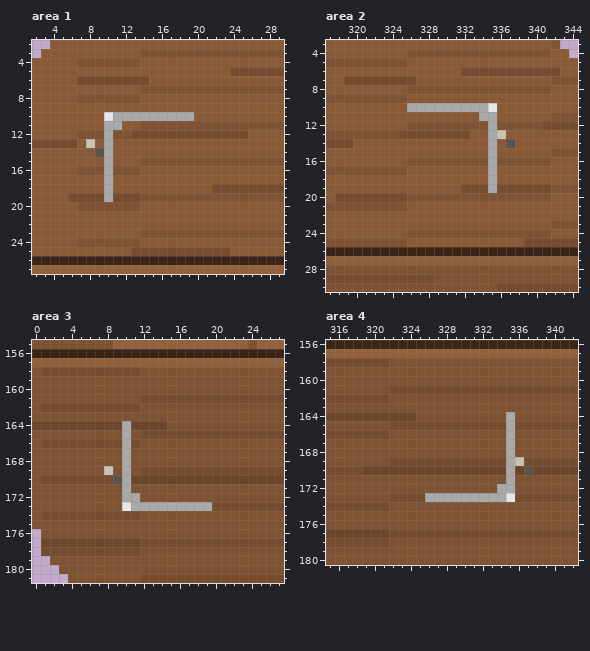
Pixel-art file: assets/source/aseprite/tables/workbench.aseprite. This is how it looked before the edit.
346x184 pixels, 1 frame. Colours within 5 levels of each other are drawn and written as one. Shown: area 1: x 2..29, y 2..27; area 2: x 317..344, y 3..30; area 3: x 0..27, y 155..181; area 4: x 315..342, y 156..180.
New version:
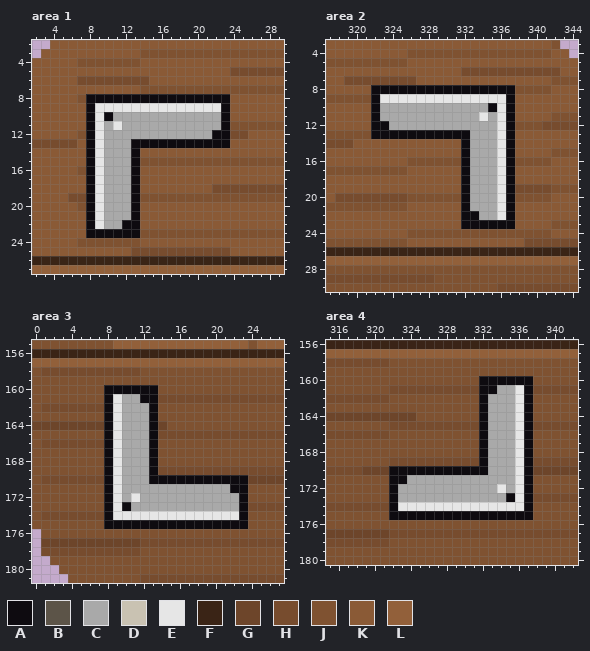
Palette (. is transparent): A #0e0b10  B #5c5448  C #a9a9a9  D #c9c2b2  E #e6e6e6  F #3a2416  G #6d452a  H #774c2e  J #7f5231  K #8a5a36  L #92603a
Diff:
Changed rows in their new state; - is an unchanged pixel.
Area 1:
first column x 8:
 8 AAAAAAAAAAAAAAAA
 9 AEEEEEEEEEEEEEEA
10 AEA---------CCCA
11 AE-ECCCCCCCCCCCA
12 AE-CCCCCCCCCCCAA
13 AE-CCAAAAAAAAAAA
14 AE-CCA----------
15 AE-CCA----------
16 AE-CCA----------
17 AE-CCA----------
18 AE-CCA----------
19 AE-CCA----------
20 AECCCA----------
21 AECCCA----------
22 AECCAA----------
23 AAAAAA----------
Area 2:
first column x 322:
 8 AAAAAAAAAAAAAAAA
 9 AEEEEEEEEEEEEEEA
10 ACCC---------AEA
11 ACCCCCCCCCCCE-EA
12 AACCCCCCCCCCC-EA
13 AAAAAAAAAAACC-EA
14 ----------ACC-EA
15 ----------ACC-EA
16 ----------ACC-EA
17 ----------ACC-EA
18 ----------ACC-EA
19 ----------ACC-EA
20 ----------ACCCEA
21 ----------ACCCEA
22 ----------AACCEA
23 ----------AAAAAA
Area 3:
first column x 8:
160 AAAAAA----------
161 AECCAA----------
162 AECCCA----------
163 AECCCA----------
164 AE-CCA----------
165 AE-CCA----------
166 AE-CCA----------
167 AE-CCA----------
168 AE-CCA----------
169 AE-CCA----------
170 AE-CCAAAAAAAAAAA
171 AE-CCCCCCCCCCCAA
172 AE-ECCCCCCCCCCCA
173 AEA---------CCCA
174 AEEEEEEEEEEEEEEA
175 AAAAAAAAAAAAAAAA
Area 4:
first column x 322:
160 ----------AAAAAA
161 ----------AACCEA
162 ----------ACCCEA
163 ----------ACCCEA
164 ----------ACC-EA
165 ----------ACC-EA
166 ----------ACC-EA
167 ----------ACC-EA
168 ----------ACC-EA
169 ----------ACC-EA
170 AAAAAAAAAAACC-EA
171 AACCCCCCCCCCC-EA
172 ACCCCCCCCCCCE-EA
173 ACCC---------AEA
174 AEEEEEEEEEEEEEEA
175 AAAAAAAAAAAAAAAA
